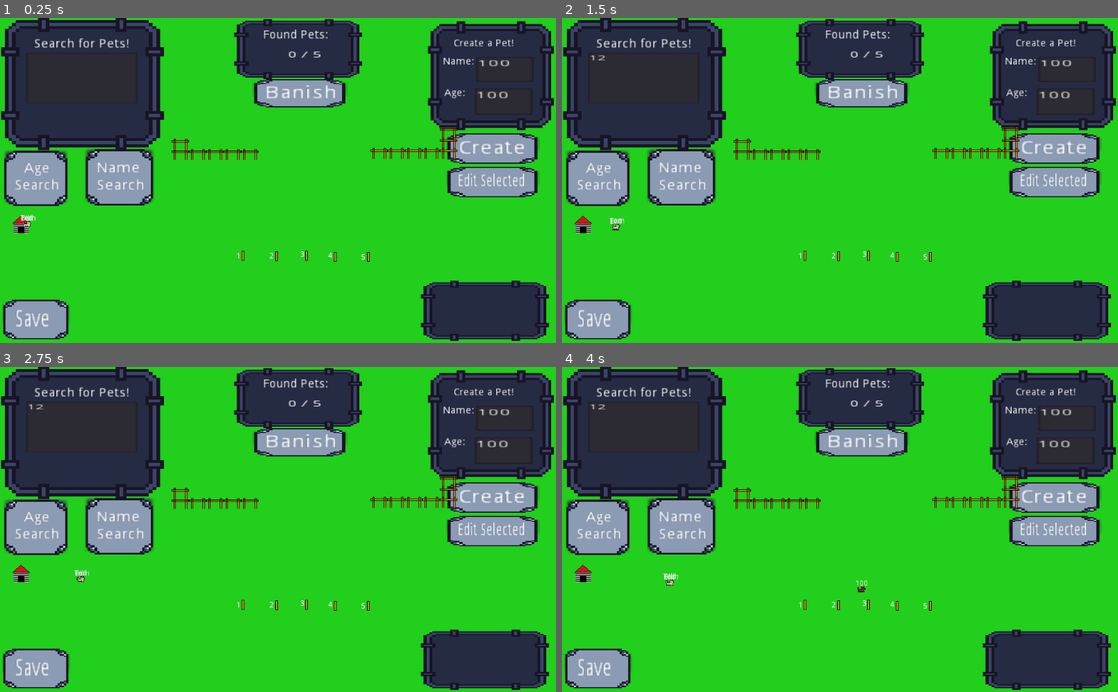
Above: before the commit, frames 1-4 (two rows, left to right).
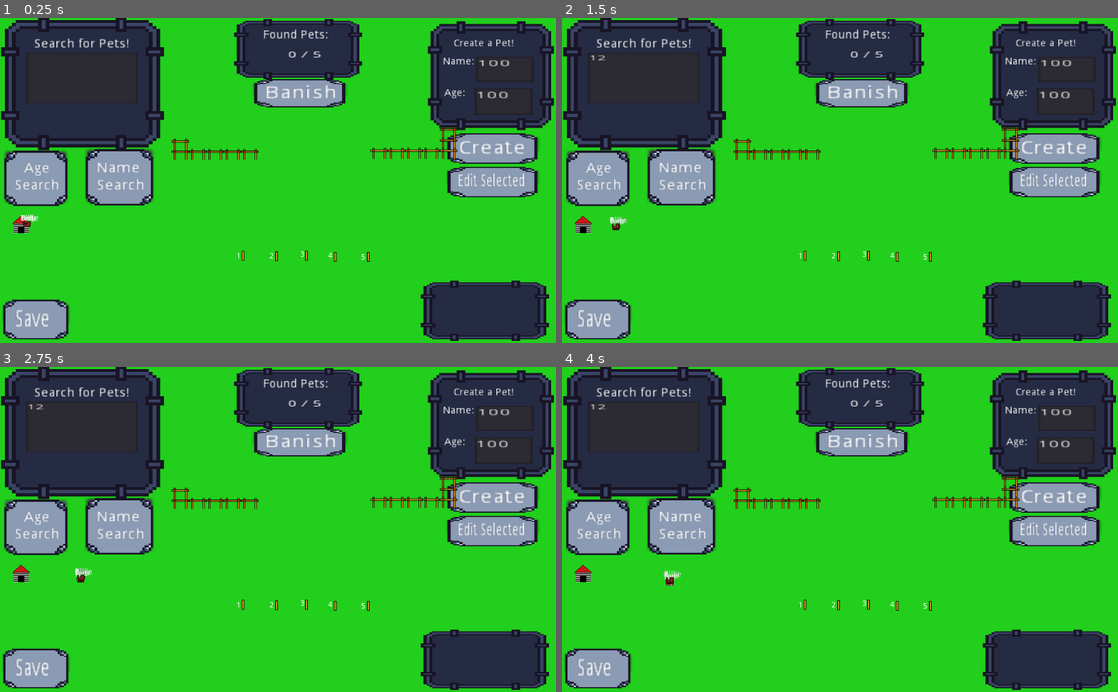
Above: after the commit, the same moments.

Repository: Mesabi/Pet_Directory_CSP
Game: Godot game, scene res://Scenes/World.tscn
Two runs of this game, one before a commit and one after it. Both use one fixed random seed, a clock stepped at 60 frames per second and the inputs below.
Inputs (mouse positions are in pixels of both pictures, inside the frame that each line leads up to):
- Up to frame 1 (0.25 s): no input
- Up to frame 2 (1.5 s): click (645, 79) at 0.52 s; type "12" at 0.6 s; click "Banish" at 1.25 s
- Up to frame 3 (2.75 s): click "Age Search" at 2 s
- Up to frame 4 (4 s): click "Name Search" at 2.75 s; click "Create" at 3.5 s

The runs differ from the first frame. In frame 1, less than 0.1% of the frame differs, in the area x 3-7%, y 60-65%; in frame 2, less than 0.1%; in frame 3, less than 0.1%; in frame 4, 0.1%, in the area x 18-55%, y 62-70%.

Commit message:
Fixes Errors

Diff:
--- a/PetDatabase/Scenes/PetBackEnd.gd
+++ b/PetDatabase/Scenes/PetBackEnd.gd
@@ -72,7 +72,12 @@
 	#creates a new Pet with an ID, name, age, and location.
 	id = pid
 	petName = Pname
-	petAge = age
+	if(age < 21):
+		petAge = age
+	elif(age < 0):
+		petAge = 0
+	else:
+		petAge = 20
 	petLabel.text = str(petName)
 	#Color.red,Color.rosybrown,Color.antiquewhite,Color.coral,Color.gray,Color.brown
 	match color:
--- a/PetDatabase/Scenes/World.gd
+++ b/PetDatabase/Scenes/World.gd
@@ -67,7 +67,8 @@
 		cleanUp()
 	if(inventory.newPetCreated == true):
 		#fix later
-		create_new_Pet(inventory.pet_summon)
+		if(Pets.size() < 5):
+			create_new_Pet(inventory.pet_summon)
 		inventory.newPetCreated = false
 		cleanUp()
 	if(inventory.editPet == true):
@@ -92,6 +93,7 @@
 	childNum = self.get_child_count()
 
 func collectPets():
+	Pets.clear()
 	#organizes pets in pet array.
 	for child in self.get_children():
 		if child is KinematicBody2D:#for the record, this only works since pets are the only member of this type.
@@ -100,9 +102,11 @@
 func organizePets():
 	var amt = 1
 	for pet in Pets:
+		print(pet)
 		if !SelectedPets.has(pet):
+			print(amt)
 			pet.go_here(yard.getPlace(amt))
-			amt += 1
+		amt += 1
 
 
 func resetArrays():
Not shown, changed: PetDatabase/Saves/Saves.txt
